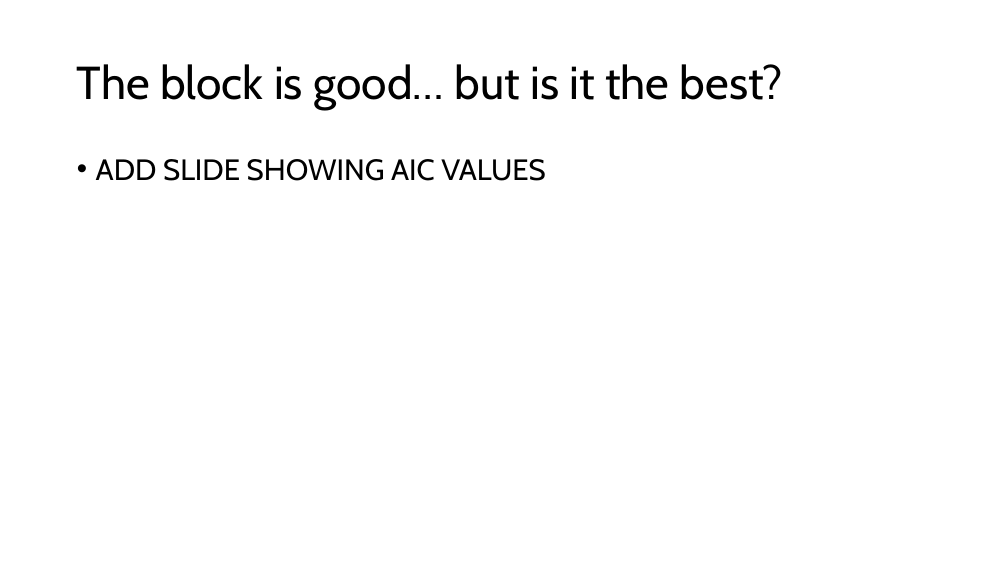
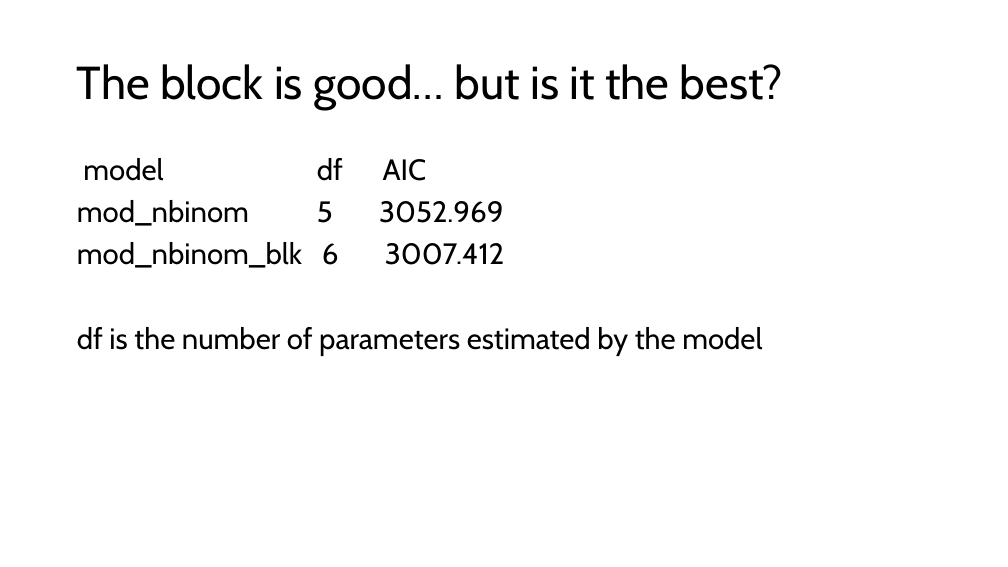
Before and after one commit to hahnp13/Workshops, a slide deck: slide 21 of Slides and materials/WorkedExample_GLMM_Counts.pptx. Drawn at 1008x567 pixels with LibreOffice and Linux fonts; fonts in the diff are those of the drawing. Boxes give left, top, right and bottom in pixels: in the first picture for what was removed or moved away, otherwise in the second. Text is boxed around its words. In the diff, an @@ line names an element or a change of style, - is before the commit and + after.

```diff
--- a/Slides and materials/WorkedExample_GLMM_Counts.pptx
+++ b/Slides and materials/WorkedExample_GLMM_Counts.pptx
@@ text at (x1=77, y1=158, x2=762, y2=356): text changed @@
-• ADD SLIDE SHOWING AIC VALUES
+model df AIC
+mod_nbinom 5 3052.969
+mod_nbinom_blk 6 3007.412
+df is the number of parameters estimated by the model
```
Also in this commit, not shown: 4 other slides changed, 1 slide added, 1 slide removed, 2 other files.
